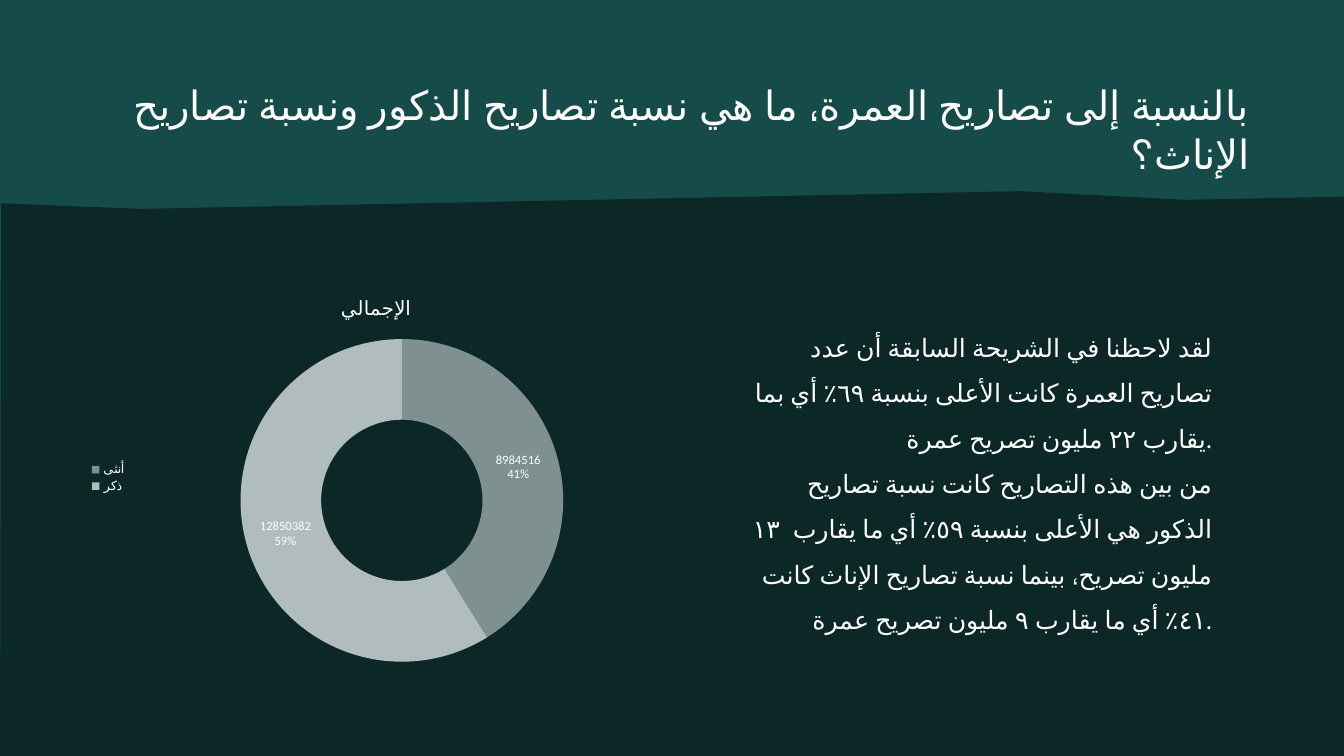
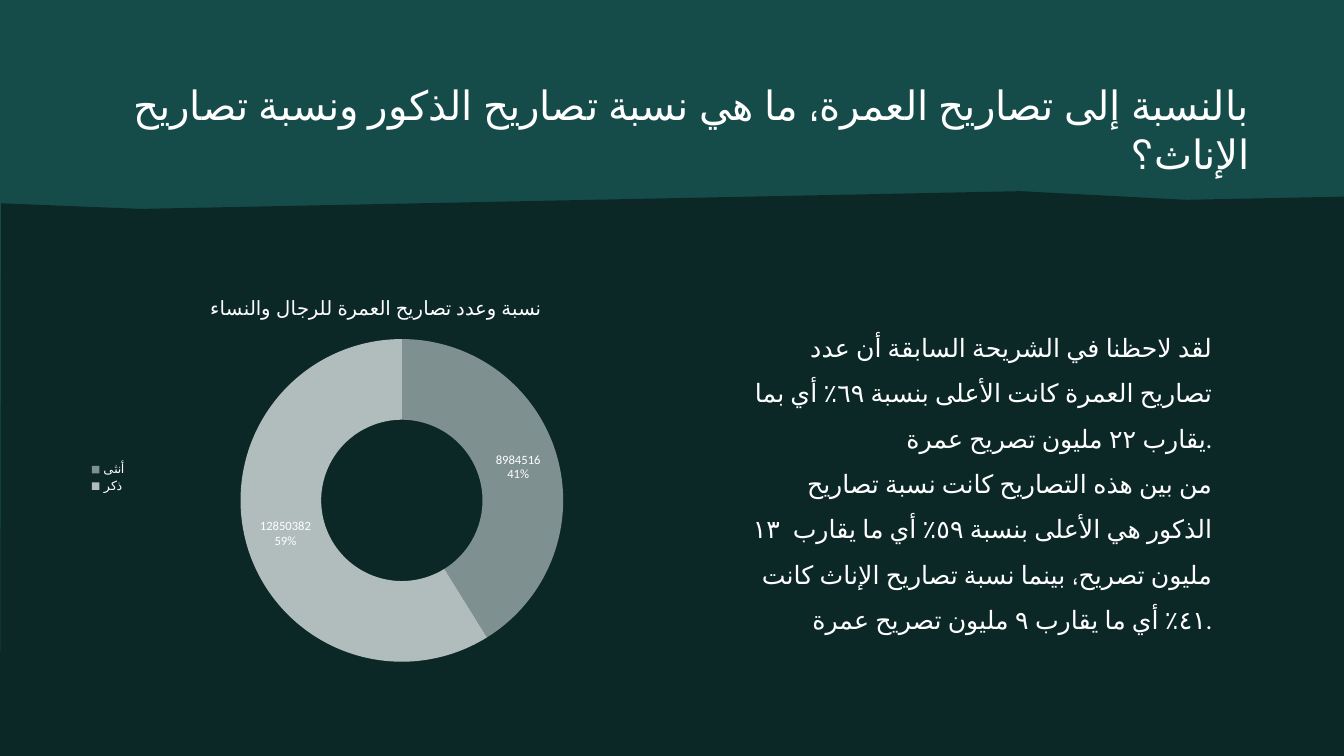
Before and after one commit to TMQ5/My_Projects, a slide deck: slide 4 of تحليل بيانات الحج والعمرة/تصاريح تطبيق نُسُك/تقرير عدد تصاريح تطبيق نُسُك ١٤٤٤هـ.pptx (slide 3 before the commit). Drawn at 1344x756 pixels with LibreOffice and Linux fonts; fonts in the diff are those of the drawing. Boxes give left, top, right and bottom in pixels: in the first picture for what was removed or moved away, otherwise in the second. Text is boxed around its words. In the diff, an @@ line names an element or a change of style, - is before the commit and + after.

```diff
--- a/تحليل بيانات الحج والعمرة/تصاريح تطبيق نُسُك/تقرير عدد تصاريح تطبيق نُسُك ١٤٤٤هـ.pptx
+++ b/تحليل بيانات الحج والعمرة/تصاريح تطبيق نُسُك/تقرير عدد تصاريح تطبيق نُسُك ١٤٤٤هـ.pptx
@@ doughnut chart at <box>80,280,673,676</box> @@
@@ title "الإجمالي" to "نسبة وعدد تصاريح العمرة للرجال والنساء " @@
-الإجمالي: 8984516, 12850382
+Series 1: 8984516, 12850382
```
Also in this commit, not shown: 2 other slides changed, 6 slides added, 3 other files.
